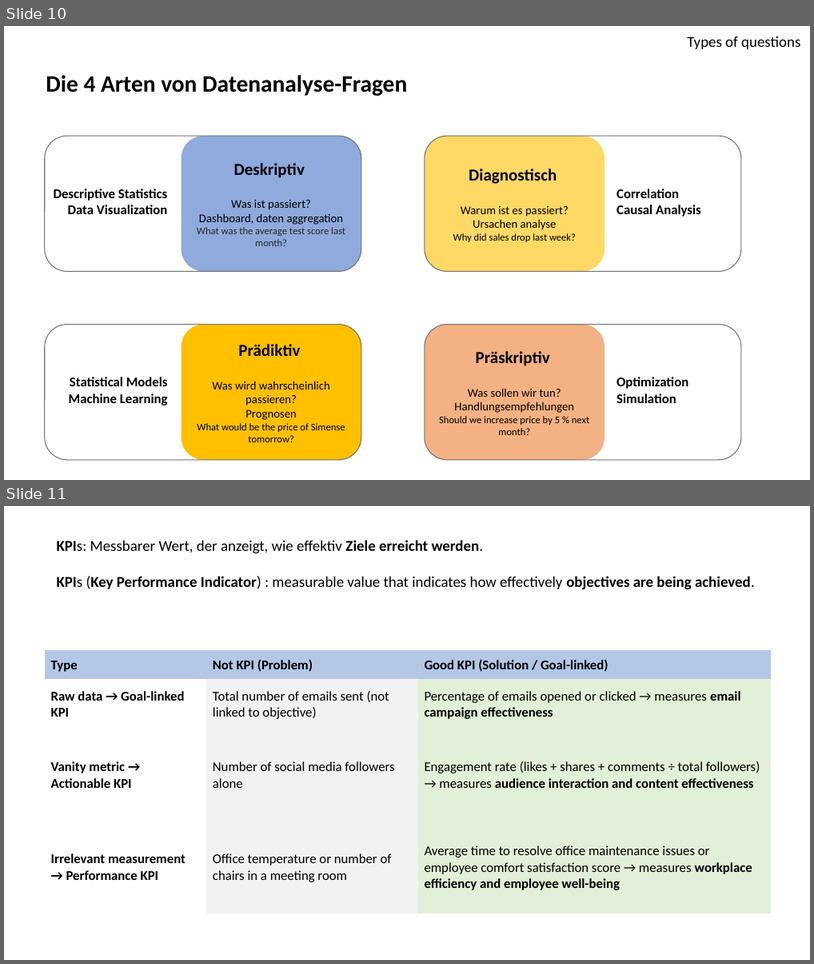
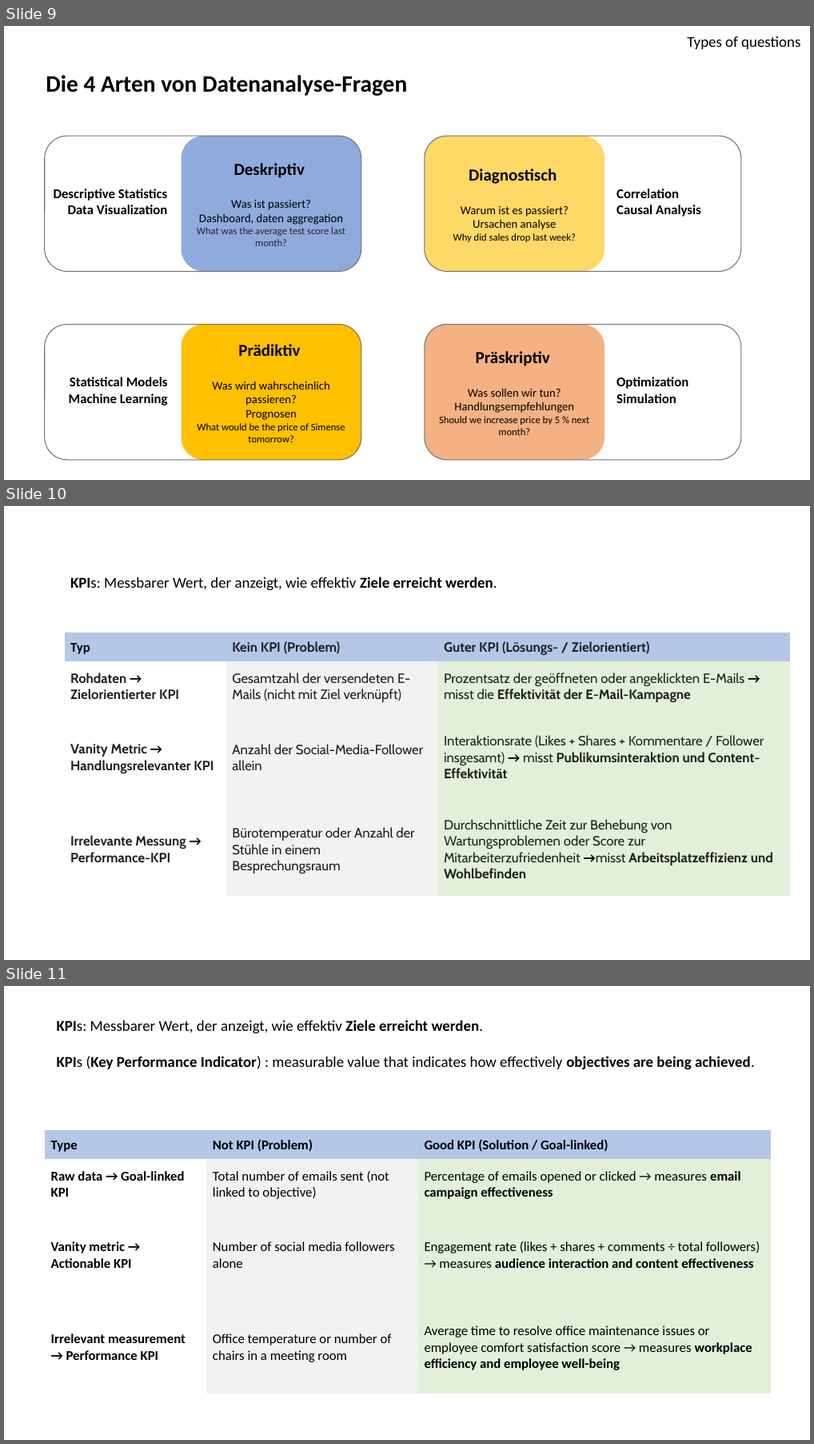
Before and after one commit to alidxmt/DatenAnalyse, a slide deck: 01_data_analysis_objectives_kpis/data_analysis_objectives_kpis.pptx. Shown one above the other, each under a label of ours: slides 10 and 11 before the commit, slides 9, 10 and 11 after it. The pictures are 814x964 and 814x1444 pixels, drawn with LibreOffice and Linux fonts; fonts in the diff are those of the drawing. Boxes give left, top, right and bottom in pixels: in the first picture for what was removed or moved away, otherwise in the second. Text is boxed around its words. In the diff, an @@ line names an element or a change of style, - is before the commit and + after.

```diff
--- a/01_data_analysis_objectives_kpis/data_analysis_objectives_kpis.pptx
+++ b/01_data_analysis_objectives_kpis/data_analysis_objectives_kpis.pptx
@@ slide 10 added at [4, 506, 810, 960], background #FFFFFF @@
@@ text added at [70, 576, 498, 591], 18 pt, text #000000 @@
+KPIs: Messbarer Wert, der anzeigt, wie effektiv Ziele erreicht werden.
@@ table added at [65, 632, 791, 896], 4 rows, 3 columns @@
+Typ | Kein KPI (Problem) | Guter KPI (Lösungs- / Zielorientiert)
+Rohdaten → Zielorientierter KPI | Gesamtzahl der versendeten E-Mails (nicht mit Ziel verknüpft) | Prozentsatz der geöffneten oder angeklickten E-Mails → misst die Effektivität der E-Mail-Kampagne
+Vanity Metric → Handlungsrelevanter KPI | Anzahl der Social-Media-Follower allein | Interaktionsrate (Likes + Shares + Kommentare / Follower insgesamt) → misst Publikumsinteraktion und Content-Effektivität
+Irrelevante Messung → Performance-KPI | Bürotemperatur oder Anzahl der Stühle in einem Besprechungsraum | Durchschnittliche Zeit zur Behebung von Wartungsproblemen oder Score zur Mitarbeiterzufriedenheit →misst Arbeitsplatzeffizienz und Wohlbefinden
@@ what was slide 10 is now slide 9 @@
```
Also in this commit, not shown: 1 slide removed, 6 other files.
